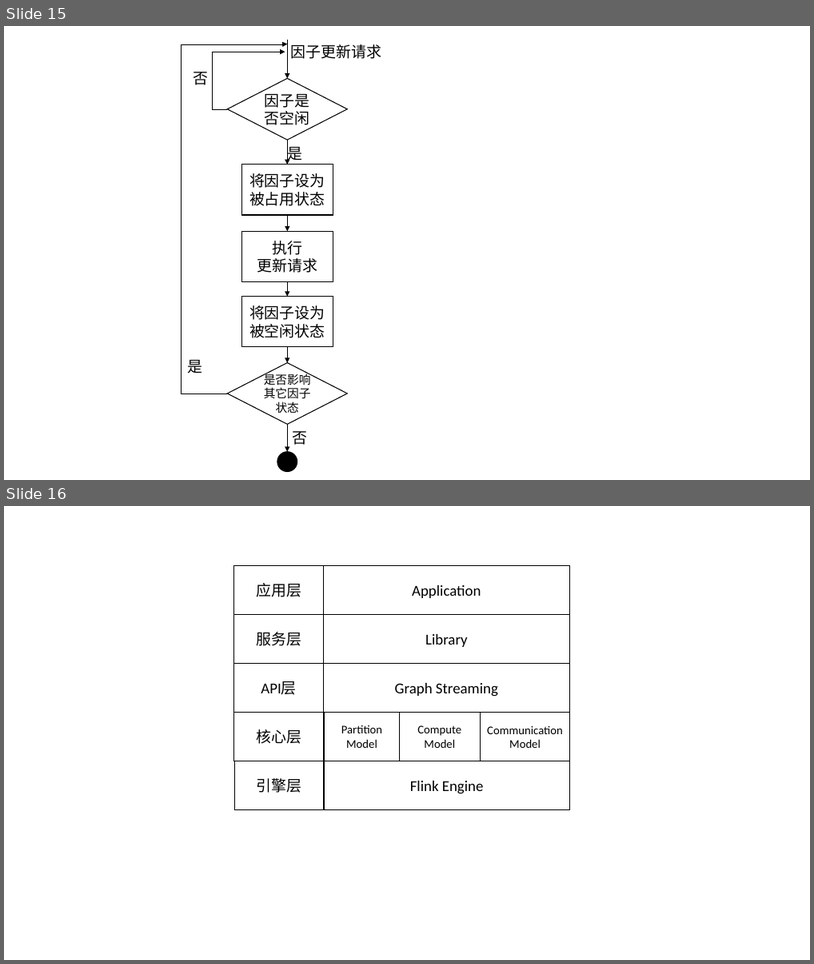
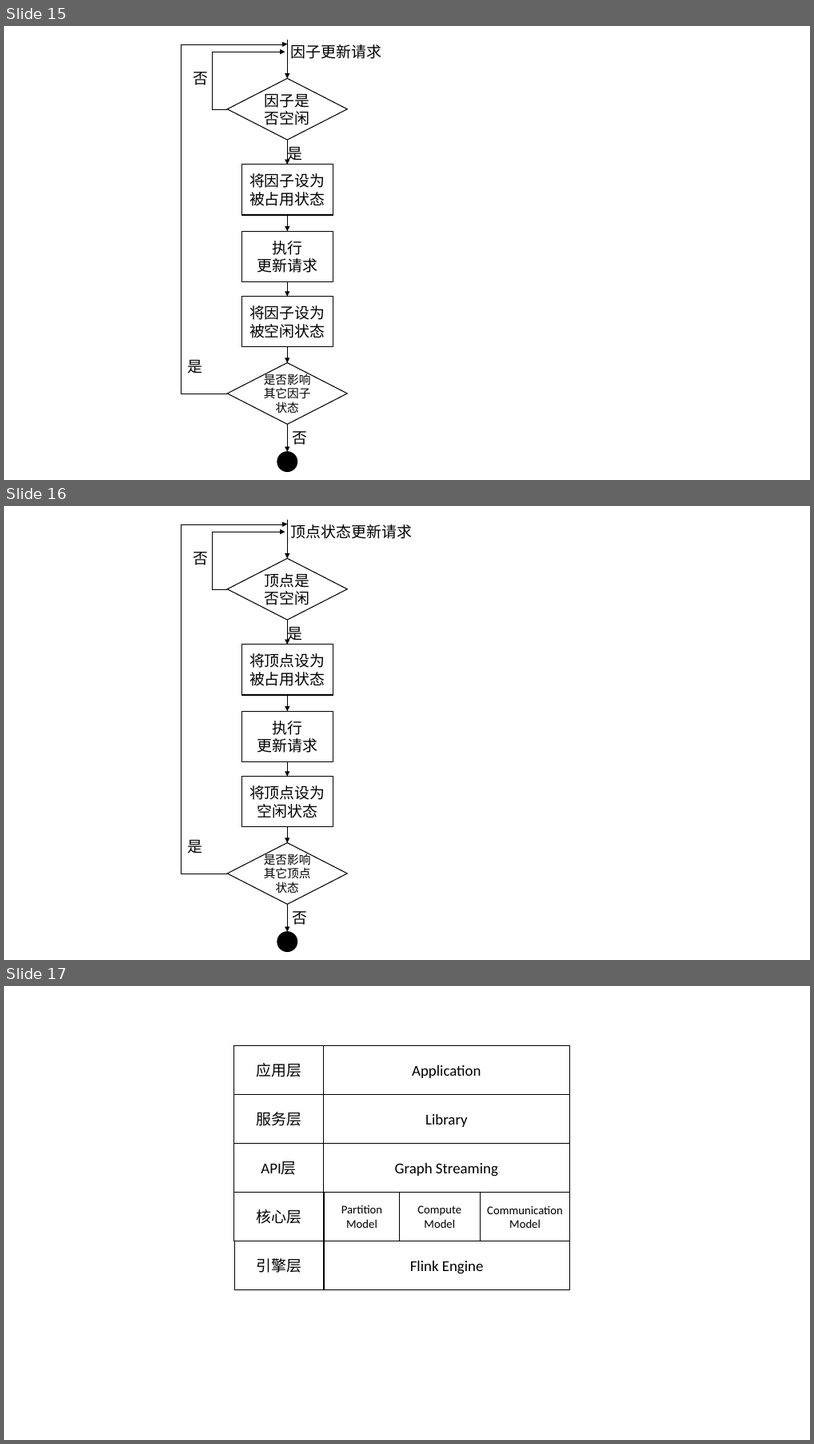
Before and after one commit to DuanSky22/GraduationThesis, a slide deck: 最终答辩/论文/论文画图.pptx. Shown one above the other, each under a label of ours: slides 15 and 16 before the commit, slides 15, 16 and 17 after it. The pictures are 814x964 and 814x1444 pixels, drawn with LibreOffice and Linux fonts; fonts in the diff are those of the drawing. Boxes give left, top, right and bottom in pixels: in the first picture for what was removed or moved away, otherwise in the second. Text is boxed around its words. In the diff, an @@ line names an element or a change of style, - is before the commit and + after.

```diff
--- a/最终答辩/论文/论文画图.pptx
+++ b/最终答辩/论文/论文画图.pptx
@@ slide 16 added at bbox=[4, 506, 810, 960], background #FFFFFF @@
@@ group added at bbox=[181, 520, 412, 952]: 6 arrows, 5 texts, 3 rectangles, 2 diamonds, 2 elbow arrows, 1 ellipse @@
+顶点是否空闲
+顶点状态更新请求
+否
+是
+将顶点设为被占用状态
+执行
+更新请求
+是否影响其它顶点状态
+否
+是
+将顶点设为空闲状态
@@ what was slide 16 is now slide 17 @@
```
Also in this commit, not shown: 28 other files.
